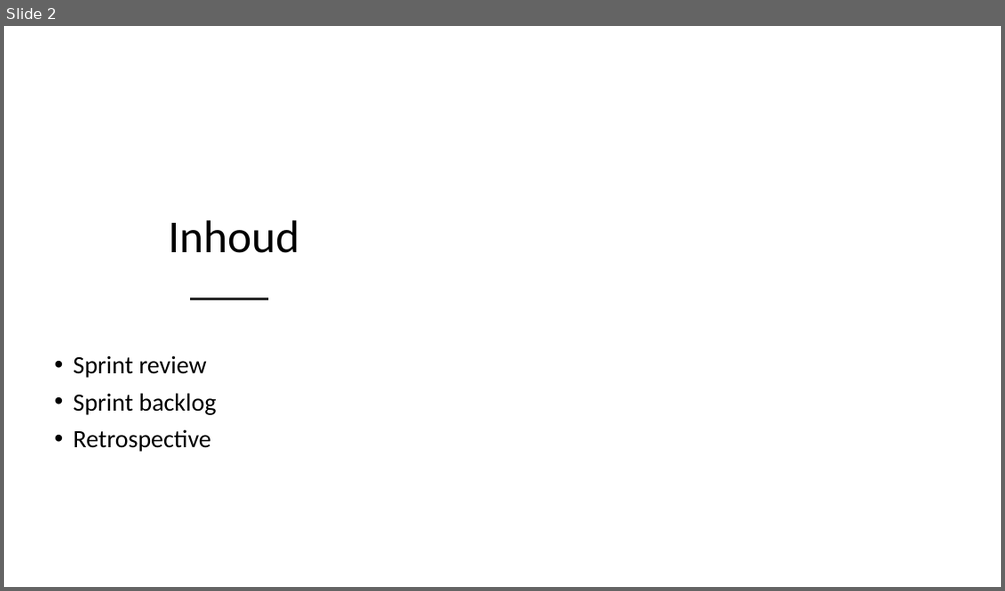
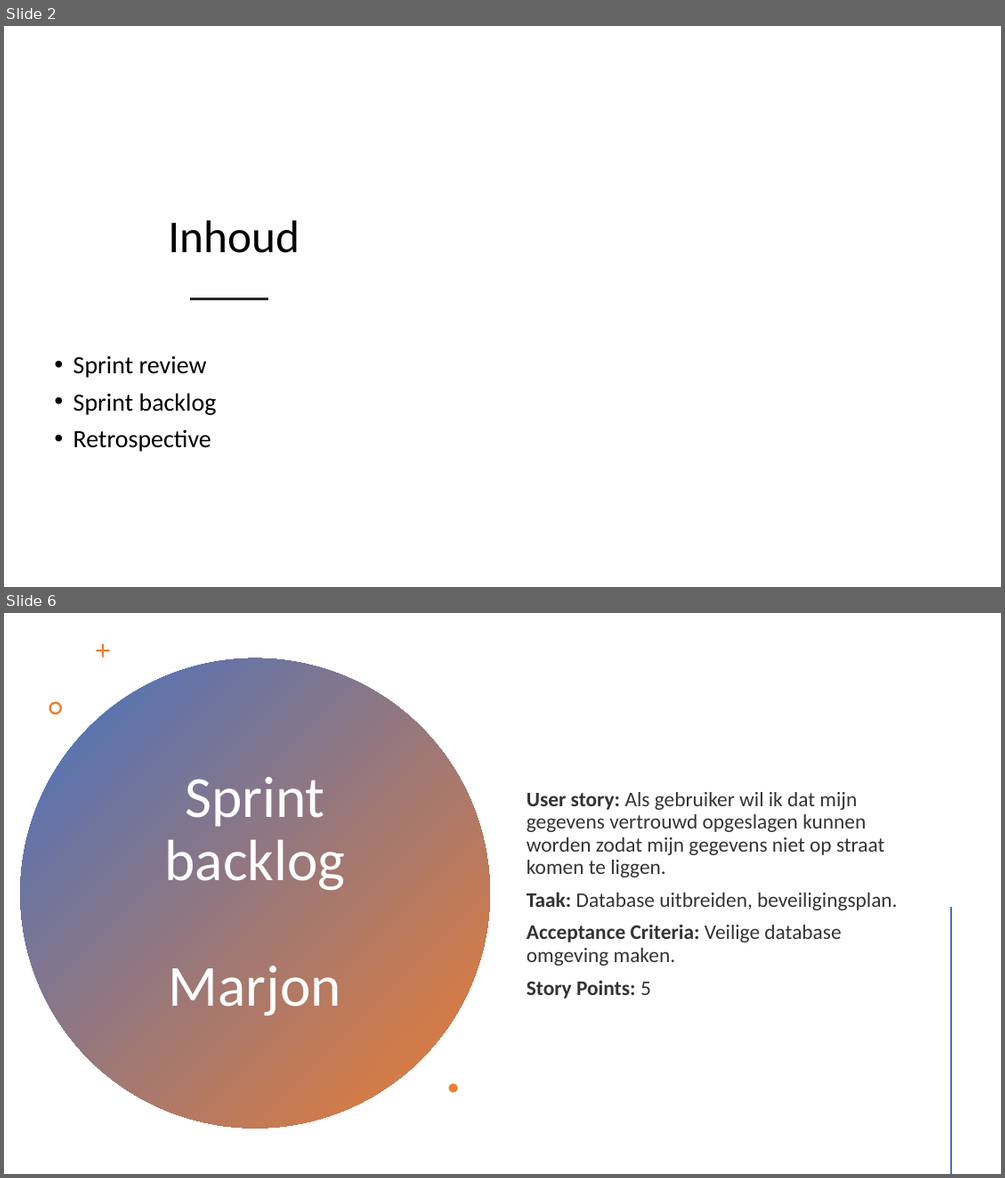
Before and after one commit to Sinjablo/Git-TINPRJ03-34, a slide deck: Presentaties/PresentatieSprint2.pptx. Shown one above the other, each under a label of ours: slide 2 before the commit, slides 2 and 6 after it; the slides between them are not shown. The pictures are 1005x591 and 1005x1178 pixels, drawn with LibreOffice and Linux fonts; fonts in the diff are those of the drawing; background and template pictures are left out. Boxes give left, top, right and bottom in pixels: in the first picture for what was removed or moved away, otherwise in the second. Text is boxed around its words. In the diff, an @@ line names an element or a change of style, - is before the commit and + after.

```diff
--- a/Presentaties/PresentatieSprint2.pptx
+++ b/Presentaties/PresentatieSprint2.pptx
@@ slide 6 added at <box>4,613,1001,1174</box>, background #FFFFFF @@
@@ ellipse added at <box>20,658,490,1128</box>, fill gradient #4472C4 to #ED7D31 @@
@@ freeform shape added at <box>96,643,110,657</box>, fill #ED7D31 @@
@@ freeform shape added at <box>48,702,62,714</box>, fill #ED7D31 @@
@@ title added at <box>164,777,345,1015</box>, 56 pt, text #FFFFFF @@
+Sprint backlog
+Marjon
@@ text added at <box>526,792,897,998</box>, 20 pt, text #000000 at 80% opacity @@
+User story: Als gebruiker wil ik dat mijn gegevens vertrouwd opgeslagen kunnen worden zodat mijn gegevens niet op straat komen te liggen.
+Taak: Database uitbreiden, beveiligingsplan.
+Acceptance Criteria: Veilige database omgeving maken.
+Story Points: 5
@@ line added from (952, 908) to (952, 1173), #ED7D31 2 pt @@
@@ freeform shape added at <box>449,1083,458,1093</box>, fill #ED7D31 @@
```
Also in this commit, not shown: 9 other slides added, 3 slides removed, 2 other files.
